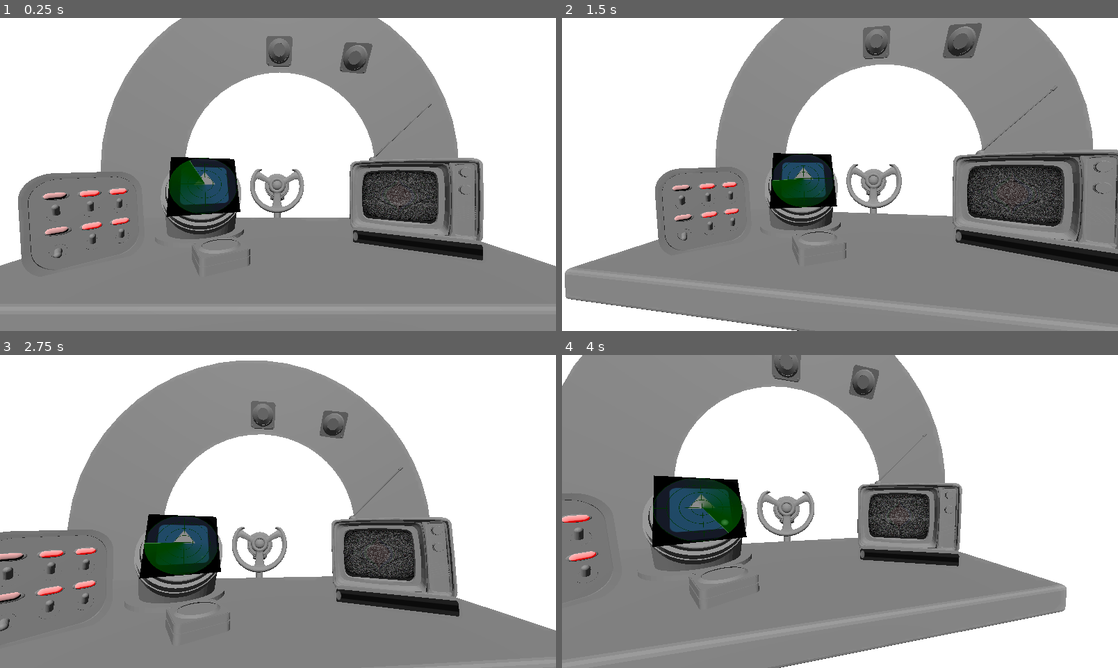
Above: before the commit, frames 1-4 (two rows, left to right).
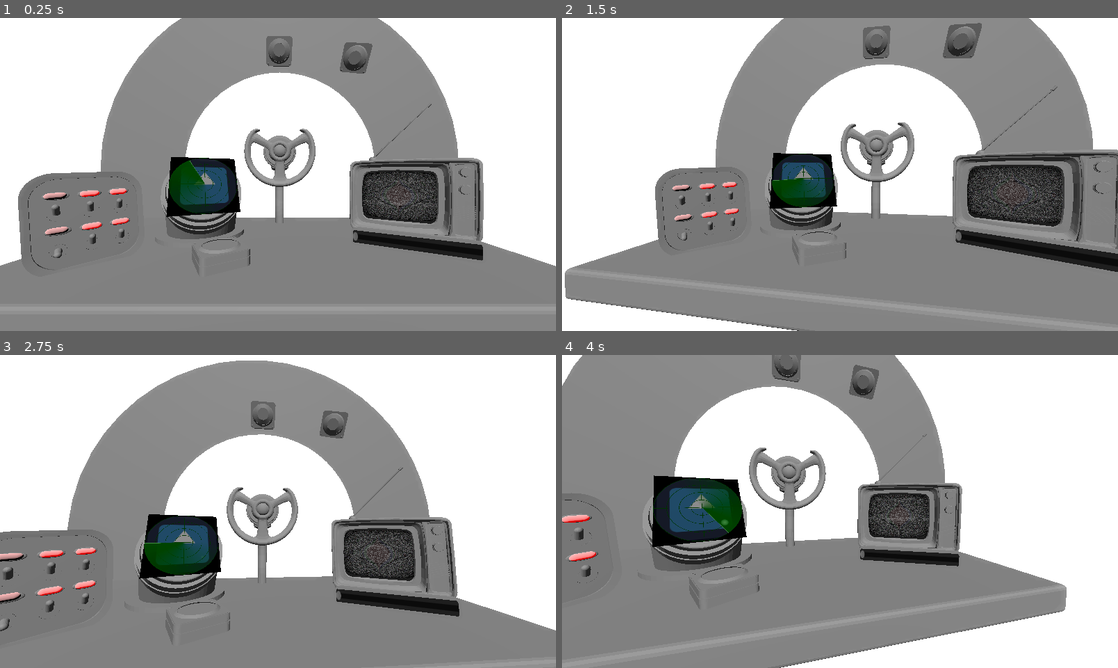
Above: after the commit, the same moments.

Repository: YAGOTAGO/UnderPressure
Game: Godot game, scene res://scenes/main.tscn
Same seed, same stepped clock (60 frames per second), same inputs: the game is played once before the commit and once after it. The engine's default icon, where the game draws it, is replaced by a stand-in: a white triangle on a blue panel in a dark square.
Inputs (mouse positions are in pixels of both pictures, inside the frame that each line leads up to):
- Up to frame 1 (0.25 s): no input
- Up to frame 2 (1.5 s): move the mouse to (962, 158) at 0.52 s; click (962, 158) at 0.6 s; drag from (728, 190) to (812, 237) at 1.27 s
- Up to frame 3 (2.75 s): move the mouse to (333, 442) at 2.02 s; click (333, 442) at 2.1 s
- Up to frame 4 (4 s): drag from (812, 574) to (673, 464) at 2.77 s; move the mouse to (1006, 558) at 3.52 s; click (1006, 558) at 3.6 s

The runs differ from the first frame. In frame 1, 1.6% of the frame differs, in the area x 43-57%, y 35-66%; in frame 2, 1.7%; in frame 3, 1.6%; in frame 4, 1.8%, in the area x 33-48%, y 29-62%.

Commit message:
Steering Wheel

Diff:
--- /dev/null
+++ b/assets/steering_wheel/steering_wheel.tscn
@@ -0,0 +1,41 @@
+[gd_scene load_steps=6 format=3 uid="uid://b7nsa5i18irpp"]
+
+[ext_resource type="ArrayMesh" uid="uid://bg6k5tur6o65i" path="res://assets/steering_wheel/steeringwheelbase.obj" id="1_loufu"]
+[ext_resource type="ArrayMesh" uid="uid://bov8oyrkytld8" path="res://assets/steering_wheel/steeringwheelwheel.obj" id="2_7ehun"]
+[ext_resource type="Script" path="res://scripts/3D_mouse_detection.gd" id="3_13bni"]
+
+[sub_resource type="BoxShape3D" id="BoxShape3D_sljcs"]
+size = Vector3(1.48877, 2.56171, 1)
+
+[sub_resource type="BoxShape3D" id="BoxShape3D_lly20"]
+size = Vector3(1.42688, 2.62598, 1)
+
+[node name="SteeringWheel" type="Node3D"]
+
+[node name="WheelBase" type="MeshInstance3D" parent="."]
+transform = Transform3D(1, 0, 0, 0, 1, 0, 0, 0, 1, -0.0167415, 1, 0.63164)
+mesh = ExtResource("1_loufu")
+
+[node name="Wheel" type="Node3D" parent="."]
+transform = Transform3D(1, 0, 0, 0, 1, 0, 0, 0, 1, -0.0188596, 2.54115, 0.637033)
+
+[node name="Steeringwheelwheel" type="MeshInstance3D" parent="Wheel"]
+transform = Transform3D(1, 0, 0, 0, 1, 0, 0, 0, 1, 0.0104611, -1.54514, -0.014008)
+mesh = ExtResource("2_7ehun")
+skeleton = NodePath("../..")
+
+[node name="LeftArea" type="Area3D" parent="."]
+monitoring = false
+monitorable = false
+script = ExtResource("3_13bni")
+
+[node name="CollisionShape3D" type="CollisionShape3D" parent="LeftArea"]
+transform = Transform3D(1, 0, 0, 0, 1, 0, 0, 0, 1, -0.786286, 2.27836, 0.246078)
+shape = SubResource("BoxShape3D_sljcs")
+
+[node name="RightArea" type="Area3D" parent="."]
+script = ExtResource("3_13bni")
+
+[node name="CollisionShape3D" type="CollisionShape3D" parent="RightArea"]
+transform = Transform3D(1, 0, 0, 0, 1, 0, 0, 0, 1, 0.74419, 2.33037, 0.24776)
+shape = SubResource("BoxShape3D_lly20")
--- a/scenes/3D Components/SteeringWheel.tscn
+++ /dev/null
@@ -1,9 +0,0 @@
-[gd_scene load_steps=2 format=3 uid="uid://7h2uca4lj1vy"]
-
-[ext_resource type="ArrayMesh" uid="uid://p65s81uo5s2n" path="res://background_objects/steeringwheel.obj" id="1_rj4v2"]
-
-[node name="SteeringWheel" type="Node3D"]
-
-[node name="Steeringwheel" type="MeshInstance3D" parent="."]
-transform = Transform3D(1, 0, 0, 0, 1, 0, 0, 0, 1, 0.14686, 0, -0.413396)
-mesh = ExtResource("1_rj4v2")
--- a/scenes/main.tscn
+++ b/scenes/main.tscn
@@ -8,7 +8,7 @@
 [ext_resource type="PackedScene" uid="uid://c22n6icpny0xs" path="res://assets/switch_board/SwitchBoard3D.tscn" id="6_dibri"]
 [ext_resource type="PackedScene" uid="uid://b41kfcvyxm41" path="res://assets/radar/radar3D.tscn" id="7_svoui"]
 [ext_resource type="PackedScene" uid="uid://di5m7q1dn3fnr" path="res://assets/emergency_button/EmergencyButton.tscn" id="8_j4k27"]
-[ext_resource type="ArrayMesh" uid="uid://p65s81uo5s2n" path="res://background_objects/steeringwheel.obj" id="9_0jv3u"]
+[ext_resource type="PackedScene" uid="uid://b7nsa5i18irpp" path="res://assets/steering_wheel/steering_wheel.tscn" id="9_16cqi"]
 
 [sub_resource type="Environment" id="Environment_h7fa3"]
 glow_enabled = true
@@ -58,11 +58,10 @@
 [node name="EmergencyButton" parent="." instance=ExtResource("8_j4k27")]
 transform = Transform3D(-0.999704, -0.0243274, 0, 0.0218748, -0.898918, -0.437571, 0.010645, -0.437441, 0.899184, 0.477417, 9.0443, -4.83532)
 
-[node name="Steeringwheel" type="MeshInstance3D" parent="."]
-transform = Transform3D(1, 0, 0, 0, 1, 0, 0, 0, 1, -0.11748, -0.340779, -6.22436)
-mesh = ExtResource("9_0jv3u")
-
 [node name="EmergencyButton2" parent="." instance=ExtResource("8_j4k27")]
 transform = Transform3D(-0.930468, -0.0660841, -0.360364, 0.237282, -0.858137, -0.4553, -0.279153, -0.50915, 0.81415, 4.20095, 8.52166, -4.42425)
 
+[node name="SteeringWheel" parent="." instance=ExtResource("9_16cqi")]
+transform = Transform3D(1, 0, 0, 0, 1, 0, 0, 0, 1, 0.0221002, 0.896692, -4.11376)
+
 [connection signal="timeout" from="GameManager/Timer" to="GameManager" method="_on_timer_timeout"]
Not shown, added: assets/steering_wheel/steeringwheelbase.obj
Not shown, added: assets/steering_wheel/steeringwheelbase.obj.import
Not shown, added: assets/steering_wheel/steeringwheelwheel.obj
Not shown, added: assets/steering_wheel/steeringwheelwheel.obj.import
Not shown, removed: background_objects/steeringwheel.obj
Not shown, removed: background_objects/steeringwheel.obj.import
Not shown, removed: scenes/3D Components/EmeF80F.tmp
